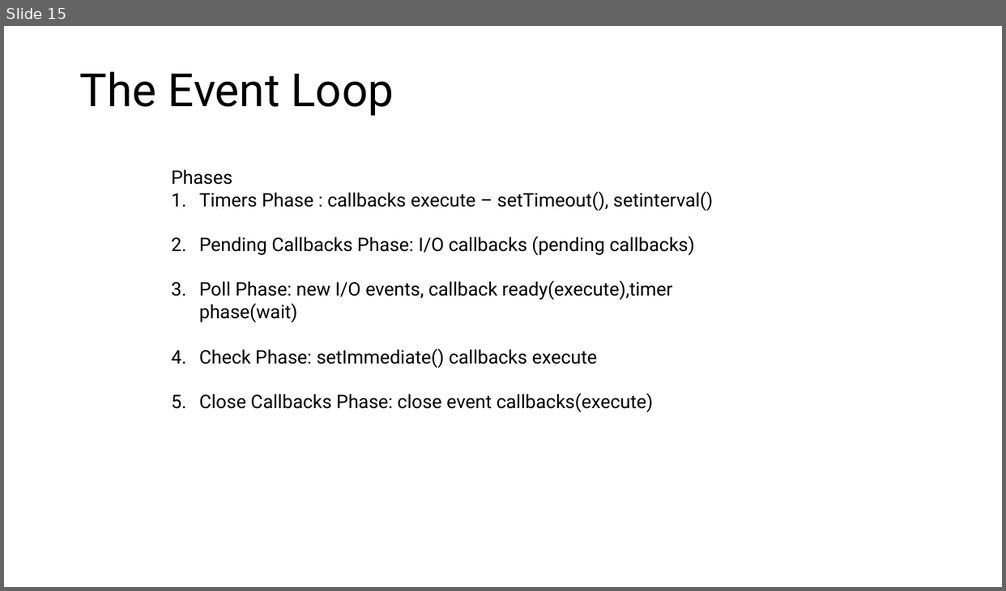
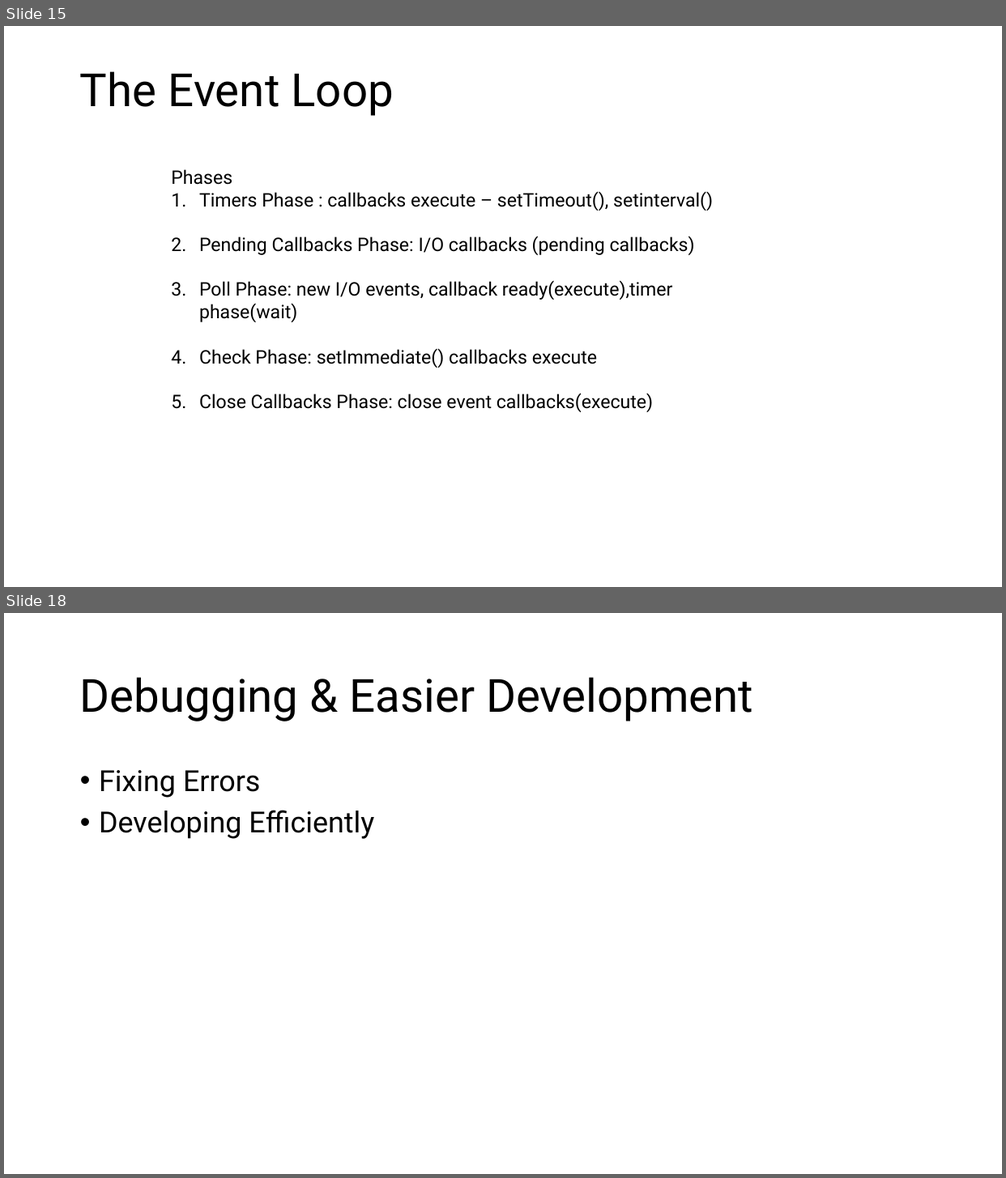
Before and after one commit to PiyushChaturvedii/Batch06, a slide deck: Node/node.pptx. Shown one above the other, each under a label of ours: slide 15 before the commit, slides 15 and 18 after it; the slides between them are not shown. The pictures are 1006x591 and 1006x1178 pixels, drawn with LibreOffice and Linux fonts; fonts in the diff are those of the drawing. Boxes give left, top, right and bottom in pixels: in the first picture for what was removed or moved away, otherwise in the second. Text is boxed around its words. In the diff, an @@ line names an element or a change of style, - is before the commit and + after.

Commit message:
error

```diff
--- a/Node/node.pptx
+++ b/Node/node.pptx
@@ slide 18 added at box(4, 613, 1002, 1174), background #FFFFFF @@
@@ title added at box(80, 677, 753, 722), 44 pt, text #000000 @@
+Debugging & Easier Development
@@ text added at box(99, 770, 374, 839), 28 pt, text #000000 @@
+• Fixing Errors
+• Developing Efficiently
```
Also in this commit, not shown: 2 other slides added, 10 other files.
